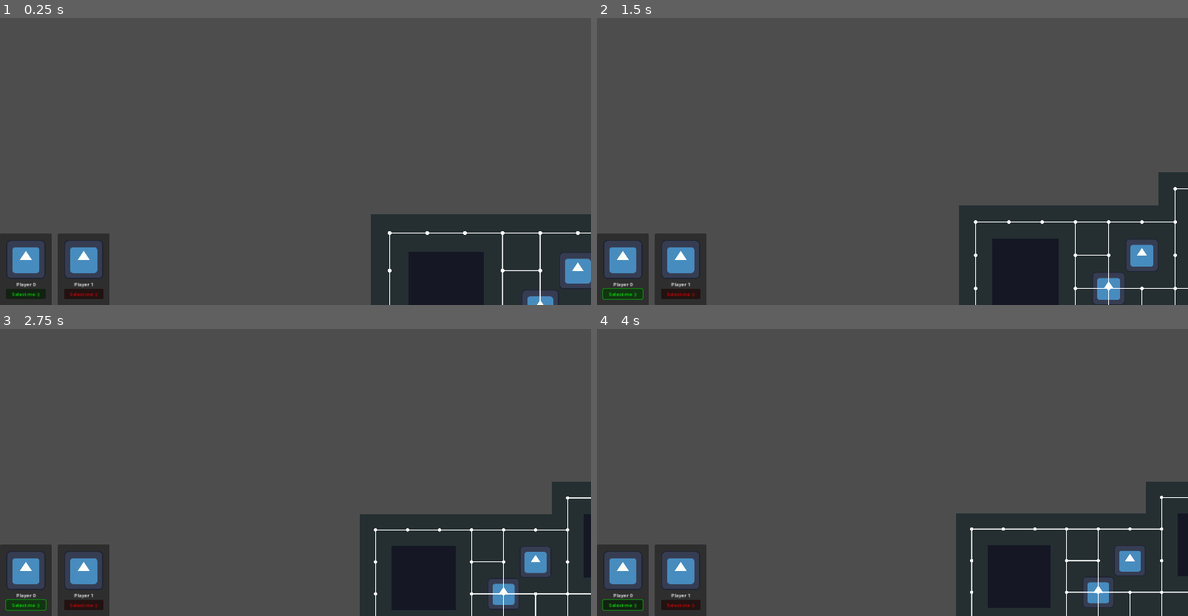
Above: before the commit, frames 1-4 (two rows, left to right).
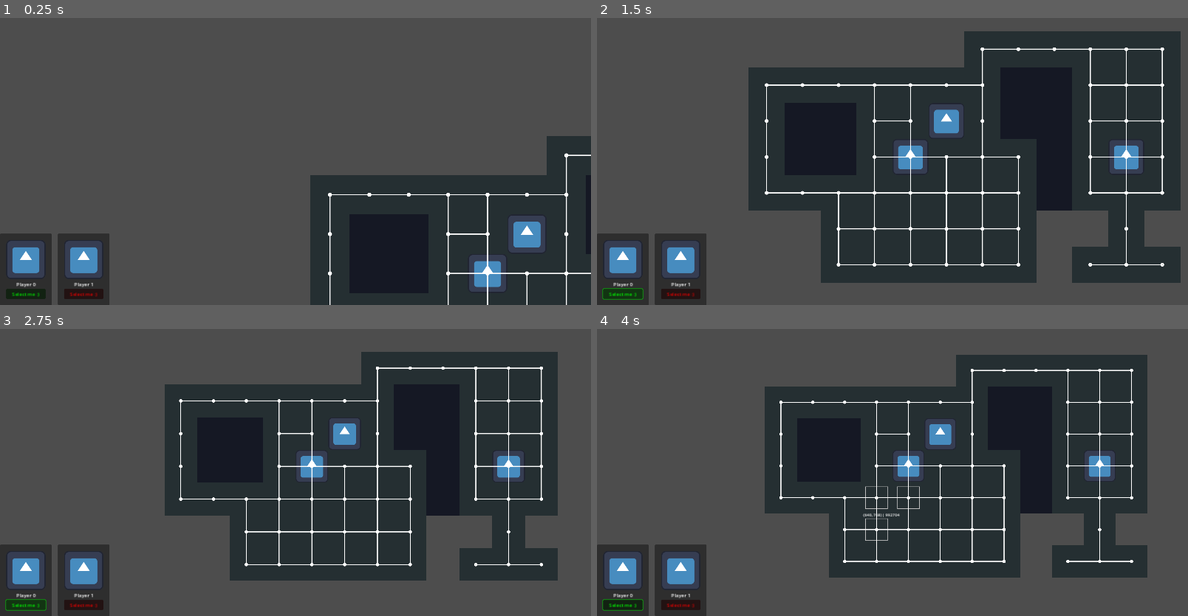
Above: after the commit, the same moments.

Repository: Petiazediter/godot-board-game
Game: Godot game, scene res://scenes/dungeon_scene.tscn
The game is run twice, just before and just after one commit, with the same random seed, the same clock (stepped at 60 frames per second) and the same inputs. This scene is started directly instead of the project's main scene. The engine's default icon, where the game draws it, is replaced by a stand-in: a white triangle on a blue panel in a dark square.
Inputs (mouse positions are in pixels of both pictures, inside the frame that each line leads up to):
- Up to frame 1 (0.25 s): no input
- Up to frame 2 (1.5 s): click "Select me :)" at 0.5 s; click "Select me :)" at 1.25 s
- Up to frame 3 (2.75 s): click "Select me :)" at 2 s
- Up to frame 4 (4 s): move the mouse to (1022, 432) at 2.77 s; hold Right mouse button (move_to_grid) 2.78-3.5 s; click (1022, 432) at 2.92 s; drag from (774, 466) to (862, 515) at 3.52 s

The runs differ from the first frame. In frame 1, 14% of the frame differs, in the area x 52-100%, y 41-100%; in frame 2, 52%, in the area x 25-100%, y 4-100%; in frame 3, 48%; in frame 4, 47%.

Commit message:
feat: add camera autofocus function

Diff:
--- a/nodes/CharacterManager/CharacterManagerLogic.gd
+++ b/nodes/CharacterManager/CharacterManagerLogic.gd
@@ -11,6 +11,7 @@
 var players: Array[PlayableCharacter] = [];
 var id_selected_character: int = -1;
 @export var character_movement_manager: CharacterMovementManager;
+@export var main_camera: DraggableCamera;
 
 func get_is_action_in_progress() -> bool:
 	return action_in_progress != null;
@@ -24,6 +25,7 @@
 	if players.size() >= 1:
 		id_selected_character = 0;
 		change_selected_character.emit(id_selected_character);
+		main_camera.auto_focus(players[id_selected_character].global_position);
 
 func get_selected_character() -> PlayableCharacter:
 	return players[id_selected_character];
--- a/nodes/DraggableCamera/DraggableCamera.gd
+++ b/nodes/DraggableCamera/DraggableCamera.gd
@@ -12,13 +12,16 @@
 const ZOOM_INCREMENT: float = 0.1;
 
 const ZOOM_RATE: float = 1;
+@export var auto_focus_speed: float = 100;
+var auto_move_target_position = null;
 
 func _unhandled_input(event: InputEvent) -> void:
 	if is_feature_enabled:
 		if event is InputEventMouseMotion:
 			if event.button_mask == MOUSE_BUTTON_MASK_MIDDLE:
-				on_camera_change.emit();
-				position -= event.relative * zoom;
+				if auto_move_target_position == null:
+					on_camera_change.emit();
+					position -= event.relative * zoom;
 		elif event is InputEventMouseButton and is_zoom_enabled:
 			if event.is_pressed():
 				if event.button_index == MOUSE_BUTTON_WHEEL_UP:
@@ -35,14 +38,23 @@
 	set_physics_process(true);
 
 func _physics_process(delta: float) -> void:
-	if !is_feature_enabled or !is_zoom_enabled: return set_physics_process(false);
-	on_camera_change.emit();
-	zoom = lerp(
-		zoom,
-		target_zoom * Vector2.ONE,
-		ZOOM_RATE * delta
-	)
-	on_camera_change.emit();
-	set_physics_process(
-		not is_equal_approx(zoom.x, target_zoom)
+	if !is_feature_enabled or !is_zoom_enabled : return set_physics_process(false);
+	if auto_move_target_position != null:
+		position = position.move_toward(auto_move_target_position, delta * auto_focus_speed);
+		on_camera_change.emit();
+		if position == auto_move_target_position:
+			auto_move_target_position = null;
+	else:
+		on_camera_change.emit();
+		zoom = lerp(
+			zoom,
+			target_zoom * Vector2.ONE,
+			ZOOM_RATE * delta
 		)
+		on_camera_change.emit();
+		set_physics_process(
+			not is_equal_approx(zoom.x, target_zoom)
+			)
+
+func auto_focus(pos: Vector2) -> void:
+	auto_move_target_position = pos;
--- a/scenes/dungeon_scene.tscn
+++ b/scenes/dungeon_scene.tscn
@@ -49,10 +49,11 @@
 texture = ExtResource("1_6dklj")
 offset = Vector2(64, 64)
 
-[node name="CharacterManager" type="Node2D" parent="." node_paths=PackedStringArray("board", "character_movement_manager")]
+[node name="CharacterManager" type="Node2D" parent="." node_paths=PackedStringArray("board", "character_movement_manager", "main_camera")]
 script = ExtResource("4_8fqq0")
 board = NodePath("../Board")
 character_movement_manager = NodePath("CharacterMovementManager")
+main_camera = NodePath("../Camera2D")
 
 [node name="Character" parent="CharacterManager" instance=ExtResource("5_np5tb")]
 
@@ -94,6 +95,7 @@
 
 [node name="Camera2D" type="Camera2D" parent="."]
 script = ExtResource("12_ps0li")
+auto_focus_speed = 1000.0
 
 [node name="AstarGridVisibilty" type="Control" parent="Camera2D" node_paths=PackedStringArray("board")]
 layout_mode = 3
